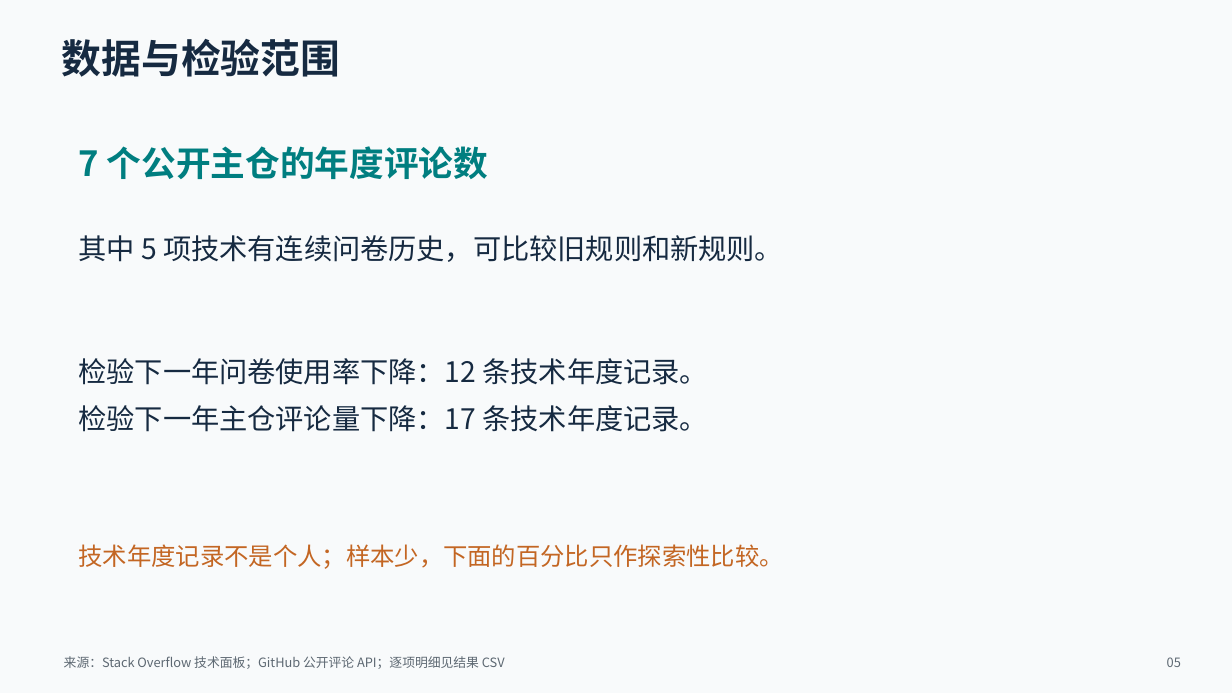
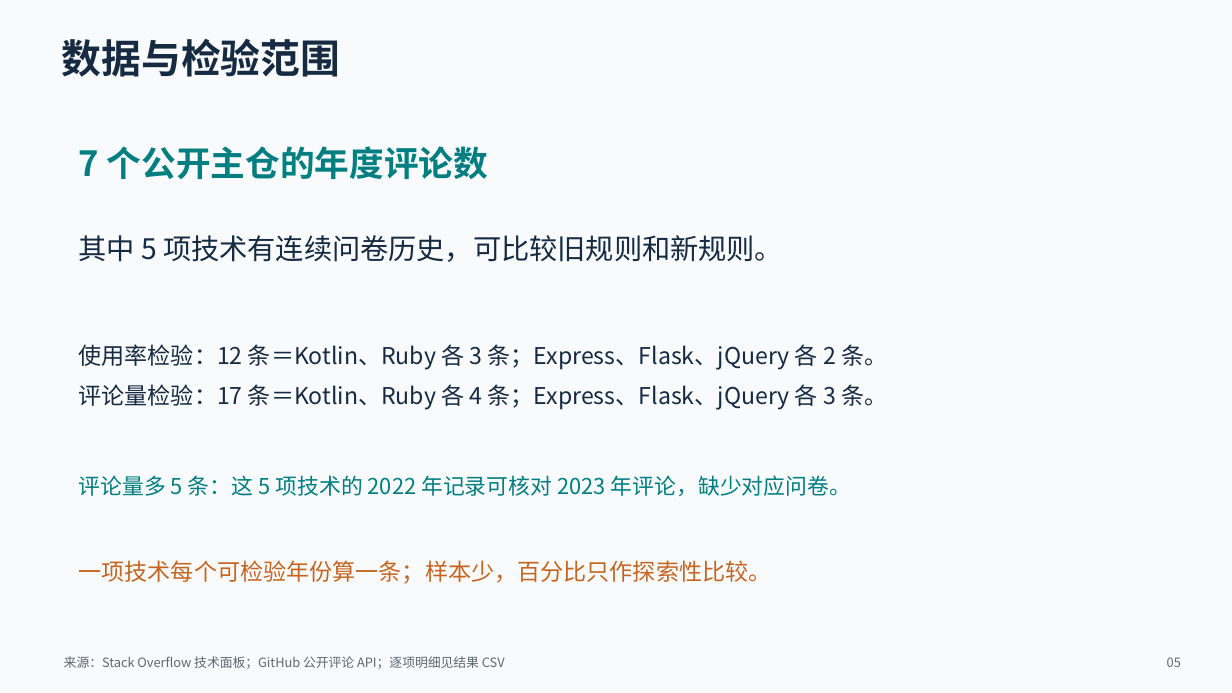
Before and after one commit to NTenthusiast/opensource-adoption-prediction, a slide deck: slide 5 of 组会汇报_2026-09-26/组会汇报_三维动态预警升级版.pptx. Drawn at 1232x693 pixels with LibreOffice and Linux fonts; fonts in the diff are those of the drawing. Boxes give left, top, right and bottom in pixels: in the first picture for what was removed or moved away, otherwise in the second. Text is boxed around its words. In the diff, an @@ line names an element or a change of style, - is before the commit and + after.

Commit message:
澄清双源回测记录数与表格口径

```diff
--- a/组会汇报_2026-09-26/组会汇报_三维动态预警升级版.pptx
+++ b/组会汇报_2026-09-26/组会汇报_三维动态预警升级版.pptx
@@ text at [79, 344, 887, 410]: text changed; size 22 to 18 pt @@
-检验下一年问卷使用率下降：12 条技术年度记录。
-检验下一年主仓评论量下降：17 条技术年度记录。
+使用率检验：12 条＝Kotlin、Ruby 各 3 条；Express、Flask、jQuery 各 2 条。
+评论量检验：17 条＝Kotlin、Ruby 各 4 条；Express、Flask、jQuery 各 3 条。
@@ text added at [79, 475, 851, 496], 17 pt, text #007E80 @@
+评论量多 5 条：这 5 项技术的 2022 年记录可核对 2023 年评论，缺少对应问卷。
@@ text at [79, 560, 772, 584]: text changed; size 19 to 18 pt @@
-技术年度记录不是个人；样本少，下面的百分比只作探索性比较。
+一项技术每个可检验年份算一条；样本少，百分比只作探索性比较。
```
Also in this commit, not shown: 2 other slides changed, 2 other files.
